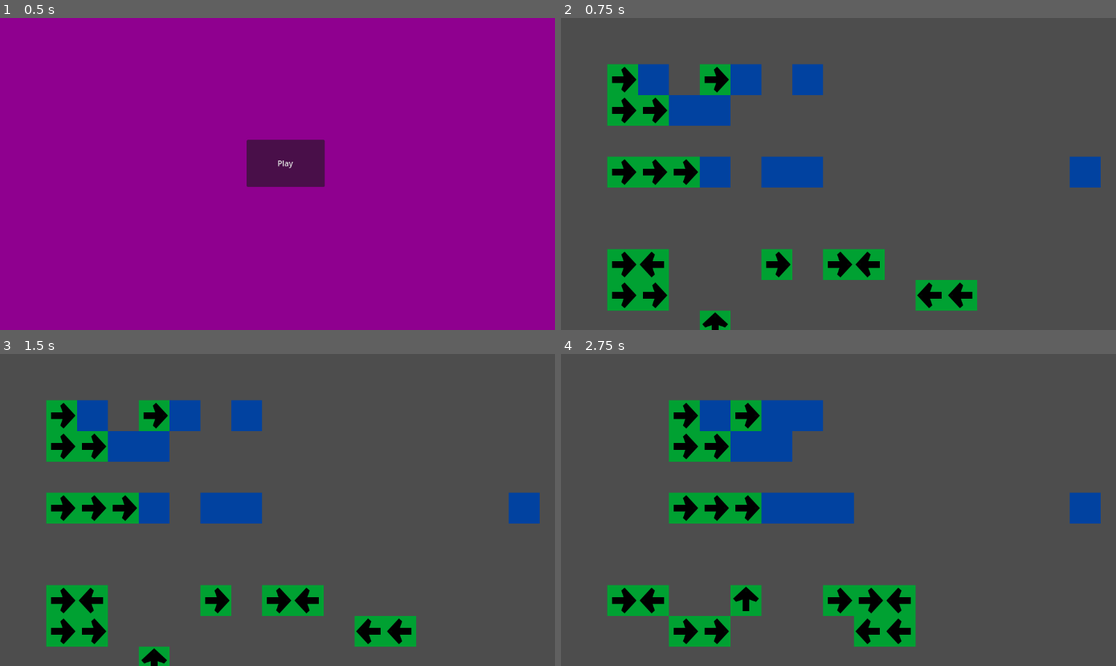
Above: before the commit, frames 1-4 (two rows, left to right).
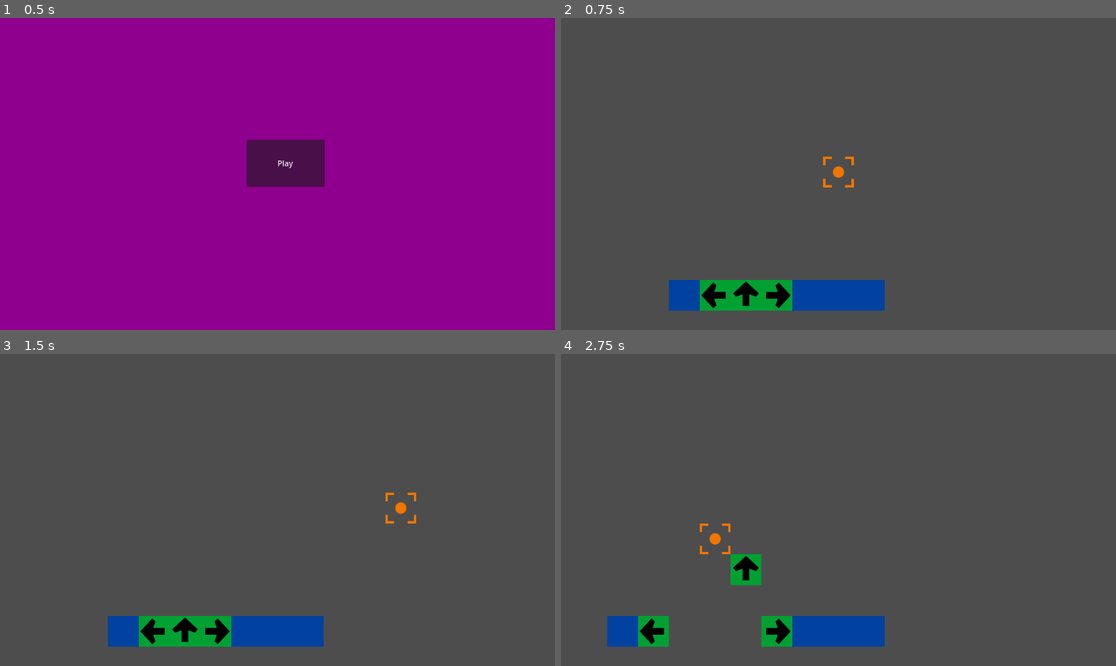
Above: after the commit, the same moments.

Repository: AthertonRoamer/CellGame
Game: Godot game, scene res://menu.tscn
The game is run twice, just before and just after one commit, with the same random seed, the same clock (stepped at 60 frames per second) and the same inputs.
Inputs (mouse positions are in pixels of both pictures, inside the frame that each line leads up to):
- Up to frame 1 (0.5 s): no input
- Up to frame 2 (0.75 s): click "Play" at 0.5 s
- Up to frame 3 (1.5 s): tap Enter at 1.25 s; move the mouse to (399, 494) at 1.27 s
- Up to frame 4 (2.75 s): tap Space at 2 s; move the mouse to (727, 525) at 2.02 s

Frame 1 is identical in both runs. In frame 2, 18% of the frame differs, in the area x 8-98%, y 14-100%; in frame 3, 18%; in frame 4, 18%.

Commit message:
Added selector
Fixed movement glitch
Made it safe to remove cells

Diff:
--- a/CellGame/cells/cell.gd
+++ b/CellGame/cells/cell.gd
@@ -32,3 +32,9 @@
 
 func push(direction : Vector2) -> void: #push is meant to be called to non-mover cells who are pushed
 	change_position(cell_position + direction)
+
+func cleanup():
+	Data.current_layout.erase(cell_position)
+
+func _exit_tree():
+	cleanup()
--- a/CellGame/world.tscn
+++ b/CellGame/world.tscn
@@ -1,95 +1,41 @@
-[gd_scene load_steps=4 format=3 uid="uid://c7tfm4d68kv7b"]
+[gd_scene load_steps=6 format=3 uid="uid://c7tfm4d68kv7b"]
 
 [ext_resource type="Script" path="res://world/world.gd" id="1_8u1rj"]
 [ext_resource type="PackedScene" uid="uid://cw0bfdkvq5u88" path="res://mover_cell.tscn" id="2_u507c"]
 [ext_resource type="PackedScene" uid="uid://bawd4mgcqb0y1" path="res://blank_cell.tscn" id="3_6w2iy"]
+[ext_resource type="Texture2D" uid="uid://b341jygvl0arh" path="res://art/filler_selector.png" id="4_rs1r7"]
+[ext_resource type="Script" path="res://world/selector.gd" id="5_6gf0o"]
 
 [node name="World" type="Node2D"]
 script = ExtResource("1_8u1rj")
 
-[node name="MoverCell" parent="." instance=ExtResource("2_u507c")]
-position = Vector2(108, 199)
-
-[node name="MoverCell2" parent="." instance=ExtResource("2_u507c")]
-position = Vector2(320, 127)
-
-[node name="MoverCell3" parent="." instance=ExtResource("2_u507c")]
-position = Vector2(105, 118)
-
-[node name="MoverCell4" parent="." instance=ExtResource("2_u507c")]
-position = Vector2(168, 203)
-
-[node name="MoverCell5" parent="." instance=ExtResource("2_u507c")]
-position = Vector2(97, 343)
-
-[node name="MoverCell6" parent="." instance=ExtResource("2_u507c")]
-position = Vector2(163, 337)
-
-[node name="MoverCell7" parent="." instance=ExtResource("2_u507c")]
-position = Vector2(231, 337)
-
-[node name="MoverCell8" parent="." instance=ExtResource("2_u507c")]
-position = Vector2(114, 494)
-
 [node name="MoverCell13" parent="." instance=ExtResource("2_u507c")]
-position = Vector2(199, 588)
+position = Vector2(448, 576)
 
 [node name="MoverCell14" parent="." instance=ExtResource("2_u507c")]
-position = Vector2(129, 577)
-
-[node name="MoverCell10" parent="." instance=ExtResource("2_u507c")]
-position = Vector2(467, 500)
-
-[node name="MoverCell11" parent="." instance=ExtResource("2_u507c")]
-position = Vector2(548, 502)
-
-[node name="MoverCell9" parent="." instance=ExtResource("2_u507c")]
-position = Vector2(197, 498)
-mover_direction = Vector2(-1, 0)
-
-[node name="MoverCell15" parent="." instance=ExtResource("2_u507c")]
-position = Vector2(848, 592)
-mover_direction = Vector2(-1, 0)
-
-[node name="MoverCell16" parent="." instance=ExtResource("2_u507c")]
-position = Vector2(769, 590)
-mover_direction = Vector2(-1, 0)
-
-[node name="MoverCell12" parent="." instance=ExtResource("2_u507c")]
-position = Vector2(633, 506)
+position = Vector2(320, 576)
 mover_direction = Vector2(-1, 0)
 
 [node name="MoverCell17" parent="." instance=ExtResource("2_u507c")]
-position = Vector2(348, 666)
+position = Vector2(384, 576)
 mover_direction = Vector2(0, -1)
 
-[node name="BlankCell" parent="." instance=ExtResource("3_6w2iy")]
-position = Vector2(179, 124)
-
-[node name="BlankCell2" parent="." instance=ExtResource("3_6w2iy")]
-position = Vector2(397, 126)
-
-[node name="BlankCell3" parent="." instance=ExtResource("3_6w2iy")]
-position = Vector2(528, 133)
-
-[node name="BlankCell4" parent="." instance=ExtResource("3_6w2iy")]
-position = Vector2(328, 201)
-
-[node name="BlankCell5" parent="." instance=ExtResource("3_6w2iy")]
-position = Vector2(250, 205)
-
-[node name="BlankCell6" parent="." instance=ExtResource("3_6w2iy")]
-position = Vector2(452, 337)
-
 [node name="BlankCell7" parent="." instance=ExtResource("3_6w2iy")]
-position = Vector2(305, 333)
-
-[node name="BlankCell8" parent="." instance=ExtResource("3_6w2iy")]
-position = Vector2(525, 342)
+position = Vector2(256, 576)
 
 [node name="BlankCell9" parent="." instance=ExtResource("3_6w2iy")]
-position = Vector2(1077, 316)
+position = Vector2(640, 576)
+
+[node name="BlankCell10" parent="." instance=ExtResource("3_6w2iy")]
+position = Vector2(576, 576)
+
+[node name="BlankCell11" parent="." instance=ExtResource("3_6w2iy")]
+position = Vector2(512, 576)
 
 [node name="ChangeTimer" type="Timer" parent="."]
 
+[node name="Selector" type="Sprite2D" parent="."]
+texture = ExtResource("4_rs1r7")
+script = ExtResource("5_6gf0o")
+
 [connection signal="timeout" from="ChangeTimer" to="." method="_on_change_timer_timeout"]
--- /dev/null
+++ b/CellGame/world/selector.gd
@@ -0,0 +1,12 @@
+extends Sprite2D
+
+var p : Vector2
+
+func _ready():
+	Input.set_mouse_mode(Input.MOUSE_MODE_HIDDEN)
+
+
+func _process(_delta):
+	p = get_global_mouse_position()
+	p = p.snapped(Vector2(Data.cell_size, Data.cell_size))
+	set_position(p)
--- a/CellGame/world/world.gd
+++ b/CellGame/world/world.gd
@@ -26,7 +26,7 @@
 #			var strength_ahead := 0
 			#look backward
 			var past_space = cell_pos - cell.mover_direction
-			while(past_layout.has(past_space) and past_layout[past_space] is MoverCell):
+			while(past_layout.has(past_space) and past_layout[past_space] is MoverCell and past_layout[past_space].mover_direction == cell.mover_direction):
 				strength += 1
 				strength_behind += 1
 				past_space -= cell.mover_direction
Binary file added: CellGame/art/filler_selector.png
Not shown, added: CellGame/art/filler_selector.png.import
